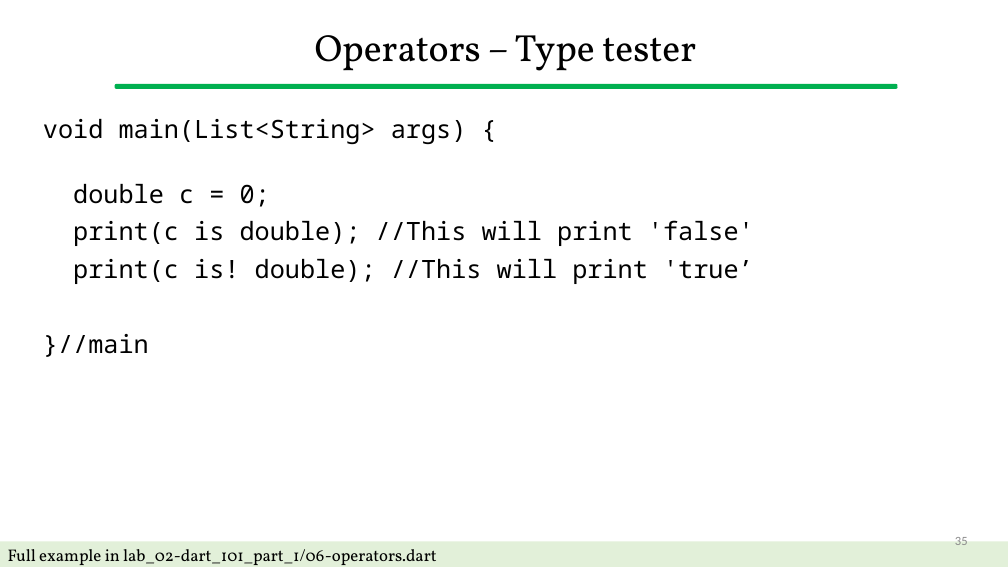
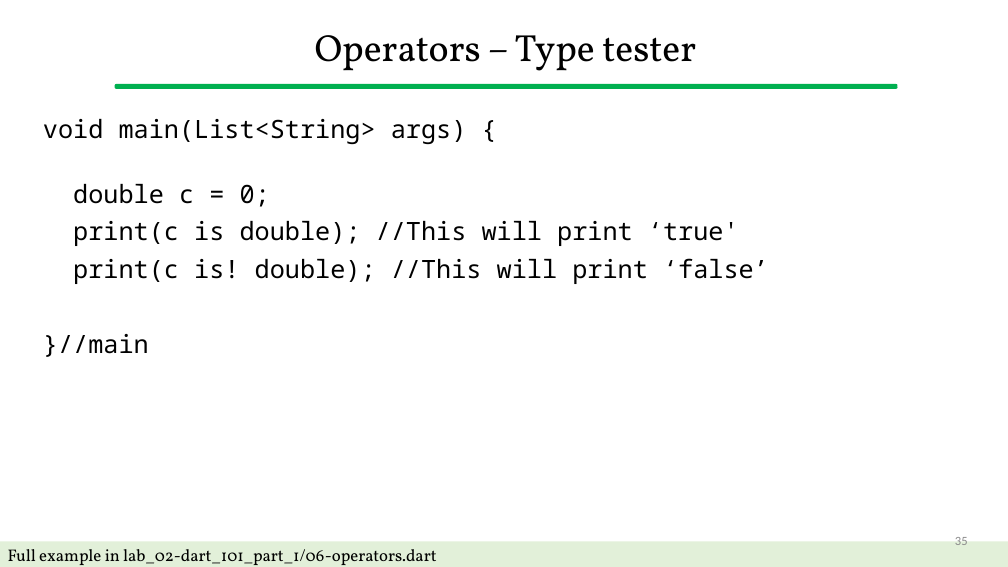
Before and after one commit to gcappon/bwthw, a slide deck: slide 35 of lab_02-dart_101_part_1/lab_02-dart_101_part_1.pptx. Drawn at 1008x567 pixels with LibreOffice and Linux fonts; fonts in the diff are those of the drawing. Boxes give left, top, right and bottom in pixels: in the first picture for what was removed or moved away, otherwise in the second. Text is boxed around its words. In the diff, an @@ line names an element or a change of style, - is before the commit and + after.

```diff
--- a/lab_02-dart_101_part_1/lab_02-dart_101_part_1.pptx
+++ b/lab_02-dart_101_part_1/lab_02-dart_101_part_1.pptx
@@ text at [73, 221, 769, 284]: text changed @@
-print(c is double); //This will print 'false'
-print(c is! double); //This will print 'true’
+print(c is double); //This will print ‘true'
+print(c is! double); //This will print ‘false’
```
Also in this commit, not shown: 3 other files.
